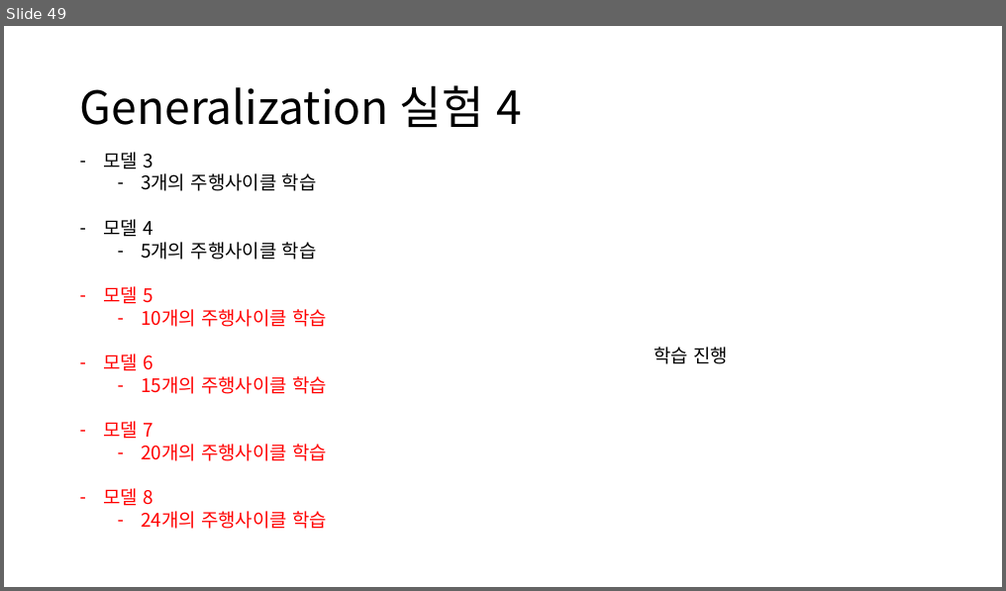
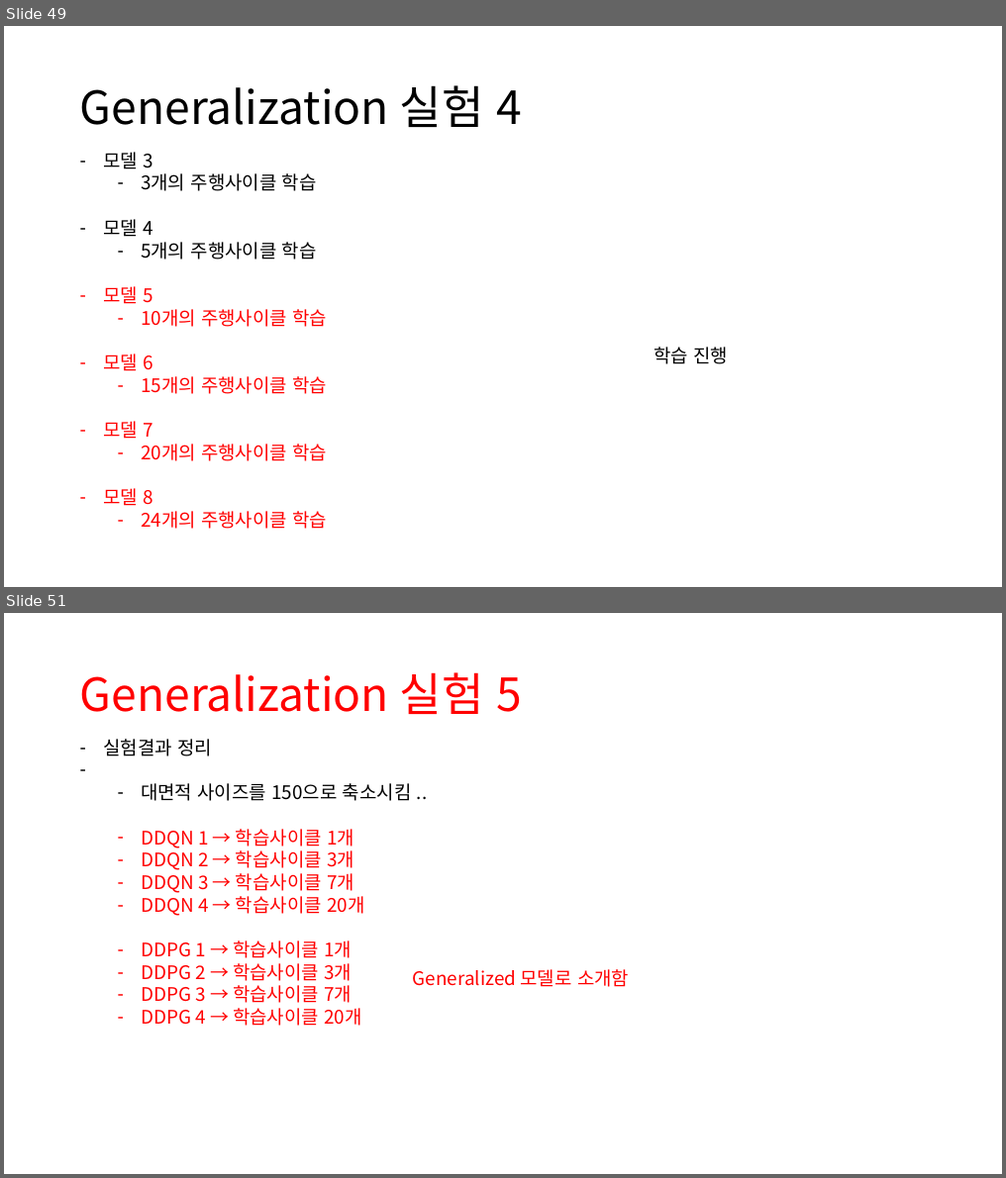
Before and after one commit to zidane89/experiment, a slide deck: 실험정리.pptx. Shown one above the other, each under a label of ours: slide 49 before the commit, slides 49 and 51 after it; the slides between them are not shown. The pictures are 1006x591 and 1006x1178 pixels, drawn with LibreOffice and Linux fonts; fonts in the diff are those of the drawing. Boxes give left, top, right and bottom in pixels: in the first picture for what was removed or moved away, otherwise in the second. Text is boxed around its words. In the diff, an @@ line names an element or a change of style, - is before the commit and + after.

```diff
--- a/실험정리.pptx
+++ b/실험정리.pptx
@@ slide 51 added at box(4, 613, 1002, 1174), background #FFFFFF @@
@@ title added at box(80, 672, 523, 714), 44 pt, text #FF0000 @@
+Generalization 실험 5
@@ text added at box(103, 739, 412, 1026), 18 pt, text #FF0000 @@
+– 실험결과 정리
+  – 대면적 사이즈를 150으로 축소시킴 ..
+  – DDQN 1 → 학습사이클 1개
+  – DDQN 2 → 학습사이클 3개
+  – DDQN 3 → 학습사이클 7개
+  – DDQN 4 → 학습사이클 20개
+  – DDPG 1 → 학습사이클 1개
+  – DDPG 2 → 학습사이클 3개
+  – DDPG 3 → 학습사이클 7개
+  – DDPG 4 → 학습사이클 20개
@@ text added at box(413, 969, 629, 987), 18 pt, text #FF0000 @@
+Generalized 모델로 소개함
```
Also in this commit, not shown: 3 slides changed, 13 other files.
